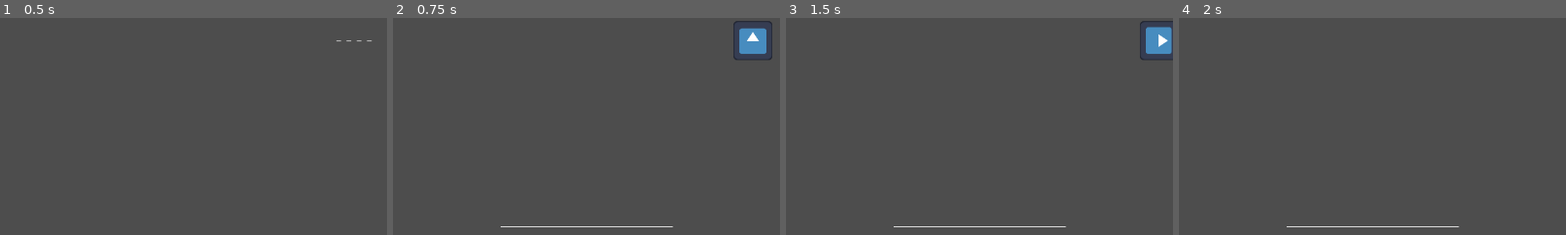
Above: before the commit, frames 1-4 (left to right).
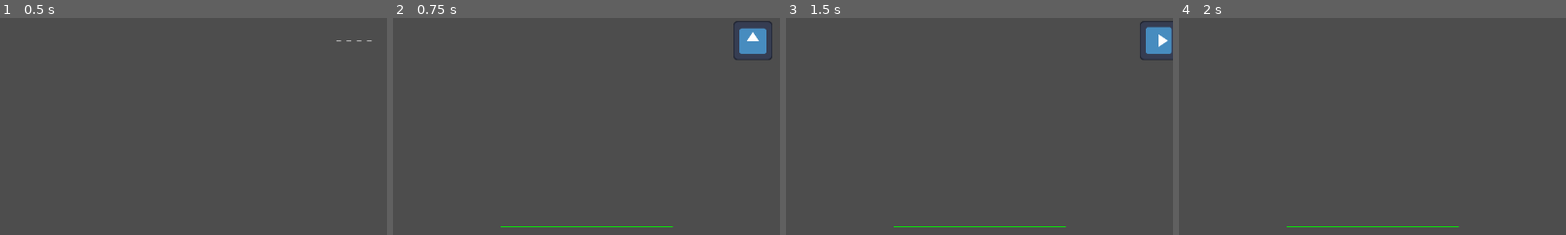
Above: after the commit, the same moments.

Repository: MagnusLucas/SpaceJam2025
Game: Godot game, scene res://UI/main_menu.tscn
Same seed, same stepped clock (60 frames per second), same inputs: the game is played once before the commit and once after it. The engine's default icon, where the game draws it, is replaced by a stand-in: a white triangle on a blue panel in a dark square.
Inputs (mouse positions are % of the whole screen's width and height, from its top left):
- Up to frame 1 (0.5 s): no input
- Up to frame 2 (0.75 s): click "_ _ _ _" at 0.5 s
- Up to frame 3 (1.5 s): tap Enter at 1.25 s; move the mouse to (72, 45) at 1.27 s; hold D (move_right) from 1.28 s (still down); tap Space (catch_letter) at 1.35 s; click (72, 45) at 1.42 s
- Up to frame 4 (2 s): keep holding D (move_right)
The pictures show only the part of the screen within x 4-54%, y 46-96%; the shares and areas given below are measured in that part.

Frame 1 is identical in both runs. In frame 2, 0.2% of the frame differs, in the area x 27-73%, y 95-97%; in frame 3, 0.2%; in frame 4, 0.2%.

Commit message:
mini fix of the big debug accident in 1989

Diff:
--- a/Game/Enemy/Enemy.gd
+++ b/Game/Enemy/Enemy.gd
@@ -14,7 +14,7 @@
 
 
 func _ready() -> void:
-	$Marker2D.position = get_node("/root/Game/Control").position
+	$Marker2D.position = get_node("/root/Game/Control/Map/").position
 	$Label.text = letter
 	position = start_pos
 	destination = $Marker2D.position
--- a/Game/Map/Map.gd
+++ b/Game/Map/Map.gd
@@ -26,10 +26,12 @@
 	add_child(player)
 	$"../../LoseOverlay".hide()
 	$"Player/Node2D/TextureProgressBar".show()
+	$"../../TextureProgressBar".value = 100
 	wave0()
 	while get_tree().get_node_count_in_group("Enemy") != 0:
 		await get_tree().create_timer(0.2).timeout
 	wave1()
+	print(health)
 
 
 func add_terrain(terrain_name : String, info : Dictionary) -> void:
@@ -43,6 +45,7 @@
 	set_cell(terrain_position, 0, Vector2i(int(info["atlas_coords"]["x"]), int(info["atlas_coords"]["y"])))
 
 func update_health():
+	print(health)
 	if health <= 0:
 		lose()
 	@warning_ignore("integer_division")
@@ -110,10 +113,10 @@
 
 func wave1():
 	var rand_let = ['b','a','s','e']
-	first_drop(rand_let,Vector2i(50,-20),Vector2i(1100,-10),2)
-	for i in range(20):
-		add_child(Enemy.new_enemy(rand_let.pick_random(),Vector2i(50,-20),Vector2i(1100,-10),50))
-		await get_tree().create_timer(1).timeout
+	first_drop(rand_let,Vector2i(-400,-320),Vector2i(400,-310),2)
+	#for i in range(20):
+		#add_child(Enemy.new_enemy(rand_let.pick_random(),Vector2i(-400,-320),Vector2i(400,-310),50))
+		#await get_tree().create_timer(1).timeout
 
 
 func wave2():
--- a/Game/Objects/Terrain.gd
+++ b/Game/Objects/Terrain.gd
@@ -34,6 +34,8 @@
 	return terrain
 
 func _ready() -> void:
+	if used_name == "base":
+		$"../Enemy/Marker2D".position = position
 	if effect == EffectType.STOP:
 		$StaticBody2D.process_mode = Node.PROCESS_MODE_INHERIT
 	for layer in range(32):
--- a/Game/game.tscn
+++ b/Game/game.tscn
@@ -12,7 +12,7 @@
 gradient = SubResource("Gradient_1r4le")
 
 [sub_resource type="Gradient" id="Gradient_jcm6v"]
-colors = PackedColorArray(0, 0, 0, 1, 0, 0, 0, 1)
+colors = PackedColorArray(0, 1, 0, 1, 0, 1, 0, 1)
 
 [sub_resource type="GradientTexture1D" id="GradientTexture1D_fwxkx"]
 gradient = SubResource("Gradient_jcm6v")
